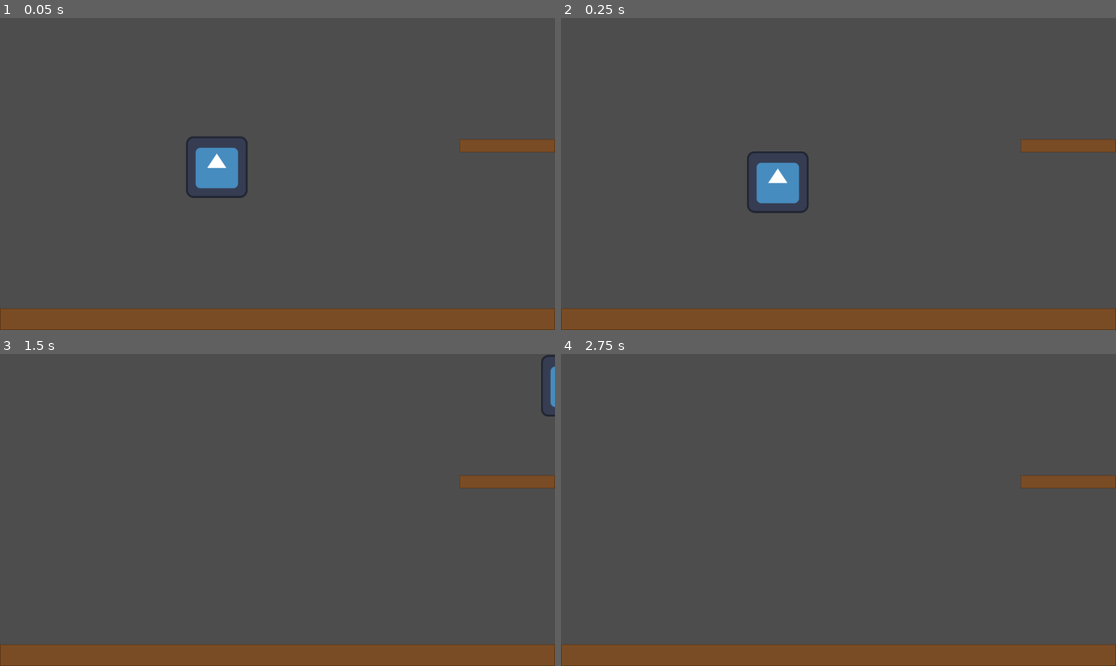
Above: before the commit, frames 1-4 (two rows, left to right).
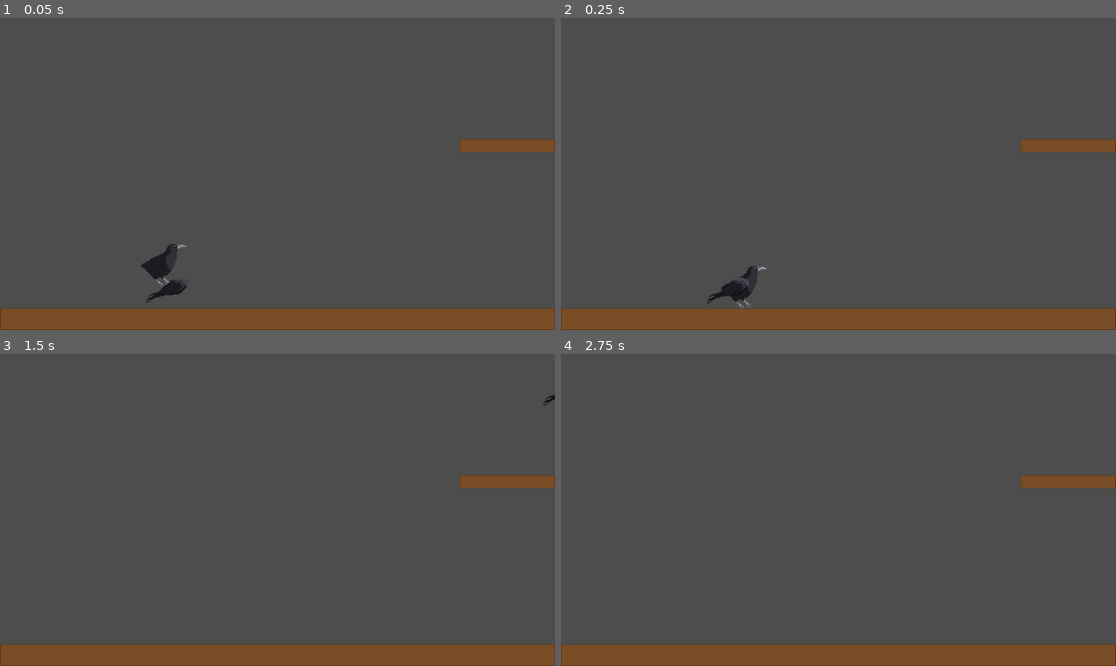
Above: after the commit, the same moments.

Repository: emilierummer/wizards-wingman
Game: Godot game, scene res://tutorial/tutorial.tscn
Two runs of this game, one before a commit and one after it. Both use one fixed random seed, a clock stepped at 60 frames per second and the inputs below. The project has no main scene, so this scene is started directly. The engine's default icon, where the game draws it, is replaced by a stand-in: a white triangle on a blue panel in a dark square.
Inputs:
- Up to frame 1 (0.05 s): no input
- Up to frame 2 (0.25 s): no input
- Up to frame 3 (1.5 s): hold D (MoveRight) from 0.53 s (still down); tap Q (Beak) at 0.6 s; tap W (MoveUp) at 0.77 s; tap E (Claws) at 1.35 s
- Up to frame 4 (2.75 s): tap W (MoveUp) at 1.52 s; tap Enter at 2 s; release D (MoveRight) at 2.03 s; hold A (MoveLeft) from 2.03 s (still down); tap Q (Beak) at 2.1 s

The runs differ from the first frame. In frame 1, 2.0% of the frame differs, in the area x 25-45%, y 37-92%; in frame 2, 1.8%; in frame 3, 0.2%; in frame 4, nothing differs.

Commit message:
feat: crow idle animations

Diff:
--- a/crow/crow.gd
+++ b/crow/crow.gd
@@ -4,13 +4,19 @@
 const GROUND_SPEED = 500
 const FLIGHT_SPEED = 1000
 
+@onready var Sprite = $Sprite
+
 func _physics_process(delta):
 	var speed = GROUND_SPEED if is_on_floor() else FLIGHT_SPEED
 	var direction = 0
 
 	## Movement direction
-	if Input.is_action_pressed("MoveLeft"): direction = -1
-	if Input.is_action_pressed("MoveRight"): direction = 1
+	if Input.is_action_pressed("MoveLeft"):
+		direction = -1
+		Sprite.flip_h = true
+	if Input.is_action_pressed("MoveRight"):
+		direction = 1
+		Sprite.flip_h = false
 	velocity.x = direction * speed
 
 	## Fly
@@ -23,6 +29,7 @@
 	## Move
 	move_and_slide()
 
+
 func _process(delta):
 	## Actions
 	if Input.is_action_just_pressed("Beak"):
--- a/crow/crow.tscn
+++ b/crow/crow.tscn
@@ -1,18 +1,142 @@
-[gd_scene load_steps=4 format=3 uid="uid://bkx8cgllgvkhp"]
+[gd_scene load_steps=11 format=3 uid="uid://bkx8cgllgvkhp"]
 
 [ext_resource type="Script" path="res://crow/crow.gd" id="1_dk3t8"]
-[ext_resource type="Texture2D" uid="uid://ciur8aia185ir" path="res://icon.svg" id="1_okwcd"]
+[ext_resource type="Texture2D" uid="uid://c7fahpdx4ubet" path="res://crow/sprite_sheets/crow_wing.png" id="2_styte"]
+[ext_resource type="Texture2D" uid="uid://cscwk38e08os6" path="res://crow/sprite_sheets/crow_body.png" id="3_kdnd6"]
+[ext_resource type="Texture2D" uid="uid://dfvetcc6vg514" path="res://crow/sprite_sheets/crow_eye.png" id="4_i2mfa"]
 
-[sub_resource type="CircleShape2D" id="CircleShape2D_dm0n4"]
-radius = 64.0078
+[sub_resource type="Animation" id="Animation_ujy7g"]
+resource_name = "idle"
+length = 2.5
+loop_mode = 1
+tracks/0/type = "value"
+tracks/0/imported = false
+tracks/0/enabled = true
+tracks/0/path = NodePath("Sprite/BodySprite:position")
+tracks/0/interp = 1
+tracks/0/loop_wrap = true
+tracks/0/keys = {
+"times": PackedFloat32Array(0.1, 0.5),
+"transitions": PackedFloat32Array(1, 1),
+"update": 1,
+"values": [Vector2(0, 1), Vector2(0, 0)]
+}
+tracks/1/type = "value"
+tracks/1/imported = false
+tracks/1/enabled = true
+tracks/1/path = NodePath("Sprite/WingSprite:position")
+tracks/1/interp = 1
+tracks/1/loop_wrap = true
+tracks/1/keys = {
+"times": PackedFloat32Array(0, 0.4),
+"transitions": PackedFloat32Array(1, 1),
+"update": 1,
+"values": [Vector2(0, 1), Vector2(0, 0)]
+}
+
+[sub_resource type="Animation" id="Animation_uo5m5"]
+length = 0.001
+tracks/0/type = "value"
+tracks/0/imported = false
+tracks/0/enabled = true
+tracks/0/path = NodePath("Sprite/BodySprite:position")
+tracks/0/interp = 1
+tracks/0/loop_wrap = true
+tracks/0/keys = {
+"times": PackedFloat32Array(0),
+"transitions": PackedFloat32Array(1),
+"update": 1,
+"values": [Vector2(-20, -21.0877)]
+}
+tracks/1/type = "value"
+tracks/1/imported = false
+tracks/1/enabled = true
+tracks/1/path = NodePath("Sprite/WingSprite:position")
+tracks/1/interp = 1
+tracks/1/loop_wrap = true
+tracks/1/keys = {
+"times": PackedFloat32Array(0),
+"transitions": PackedFloat32Array(1),
+"update": 1,
+"values": [Vector2(-32, -11)]
+}
+
+[sub_resource type="AnimationLibrary" id="AnimationLibrary_8j0bv"]
+_data = {
+"RESET": SubResource("Animation_uo5m5"),
+"idle": SubResource("Animation_ujy7g")
+}
+
+[sub_resource type="Animation" id="Animation_ocfbr"]
+resource_name = "blink"
+length = 4.0
+loop_mode = 1
+tracks/0/type = "value"
+tracks/0/imported = false
+tracks/0/enabled = true
+tracks/0/path = NodePath("Sprite/BodySprite/EyeSprite:visible")
+tracks/0/interp = 1
+tracks/0/loop_wrap = true
+tracks/0/keys = {
+"times": PackedFloat32Array(0, 0.1, 0.2),
+"transitions": PackedFloat32Array(1, 1, 1),
+"update": 1,
+"values": [true, false, true]
+}
+
+[sub_resource type="Animation" id="Animation_eimrb"]
+length = 0.001
+tracks/0/type = "value"
+tracks/0/imported = false
+tracks/0/enabled = true
+tracks/0/path = NodePath("Sprite/BodySprite/EyeSprite:visible")
+tracks/0/interp = 1
+tracks/0/loop_wrap = true
+tracks/0/keys = {
+"times": PackedFloat32Array(0),
+"transitions": PackedFloat32Array(1),
+"update": 1,
+"values": [true]
+}
+
+[sub_resource type="AnimationLibrary" id="AnimationLibrary_37a4e"]
+_data = {
+"RESET": SubResource("Animation_eimrb"),
+"blink": SubResource("Animation_ocfbr")
+}
 
 [node name="Crow" type="CharacterBody2D"]
 script = ExtResource("1_dk3t8")
 
 [node name="Sprite" type="Sprite2D" parent="."]
-texture = ExtResource("1_okwcd")
 
-[node name="BodyCollider" type="CollisionShape2D" parent="."]
-shape = SubResource("CircleShape2D_dm0n4")
+[node name="BodySprite" type="Sprite2D" parent="Sprite"]
+position = Vector2(-20, -21.0877)
+texture = ExtResource("3_kdnd6")
+region_rect = Rect2(0, 0, 48, 45)
+
+[node name="EyeSprite" type="Sprite2D" parent="Sprite/BodySprite"]
+texture = ExtResource("4_i2mfa")
+
+[node name="WingSprite" type="Sprite2D" parent="Sprite"]
+position = Vector2(-32, -11)
+texture = ExtResource("2_styte")
+
+[node name="CollisionPolygon2D" type="CollisionPolygon2D" parent="."]
+visible = false
+position = Vector2(3, 0)
+polygon = PackedVector2Array(4, 13, 11, 19, 1, 23, -4, 15, -11, 8, -31, 16, -30, 9, -4, -9, 4, -12, 12, -22, 28, -20, 19, -15, 16, 0, 8, 11)
+
+[node name="BodyAnimations" type="AnimationPlayer" parent="."]
+libraries = {
+"": SubResource("AnimationLibrary_8j0bv")
+}
+autoplay = "idle"
+
+[node name="EyeAnimations" type="AnimationPlayer" parent="."]
+libraries = {
+"": SubResource("AnimationLibrary_37a4e")
+}
+autoplay = "blink"
 
 [connection signal="input_event" from="." to="." method="_on_input_event"]
--- a/project.godot
+++ b/project.godot
@@ -41,3 +41,7 @@
 "events": [Object(InputEventKey,"resource_local_to_scene":false,"resource_name":"","device":-1,"window_id":0,"alt_press …(192 unchanged characters)…
 ]
 }
+
+[rendering]
+
+textures/canvas_textures/default_texture_filter=0
--- a/tutorial/tutorial.tscn
+++ b/tutorial/tutorial.tscn
@@ -46,4 +46,5 @@
 tile_set = SubResource("TileSet_th4l8")
 
 [node name="Crow" parent="." instance=ExtResource("1_yjq53")]
-position = Vector2(450, 308)
+position = Vector2(365, 554)
+scale = Vector2(2, 2)
Binary file added: crow/sprite_sheets/crow_body.png
Not shown, added: crow/sprite_sheets/crow_body.png.import
Binary file added: crow/sprite_sheets/crow_eye.png
Not shown, added: crow/sprite_sheets/crow_eye.png.import
Binary file added: crow/sprite_sheets/crow_wing.png
Not shown, added: crow/sprite_sheets/crow_wing.png.import
Not shown, added: .DS_Store
Not shown, added: crow/.DS_Store
Not shown, added: crow/sprite_sheets/.DS_Store
